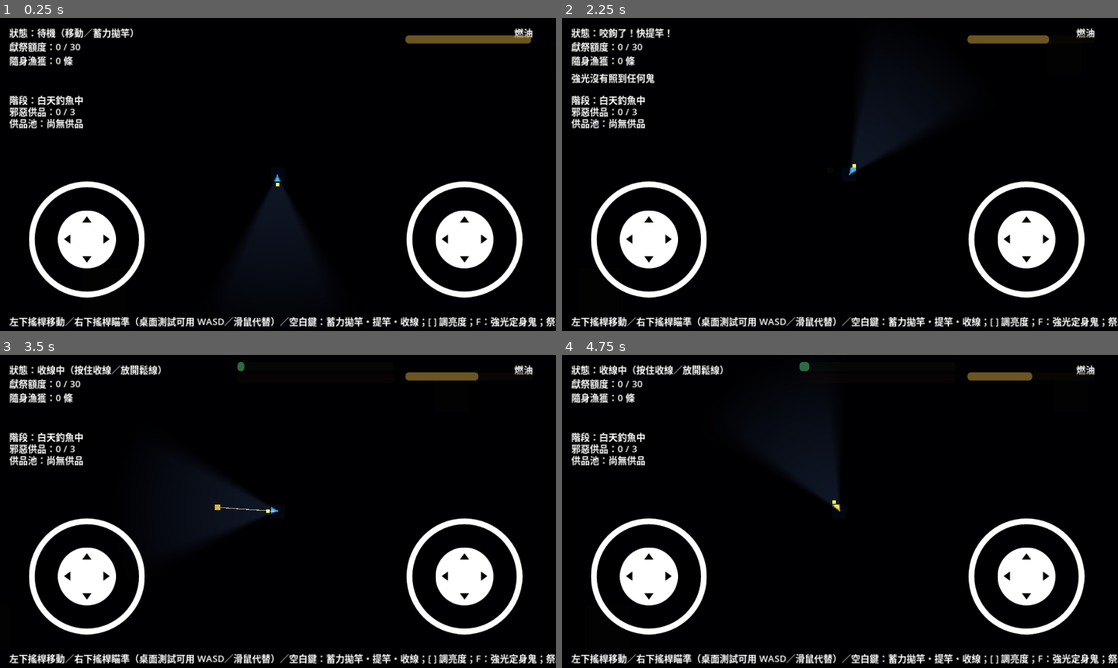
Above: before the commit, frames 1-4 (two rows, left to right).
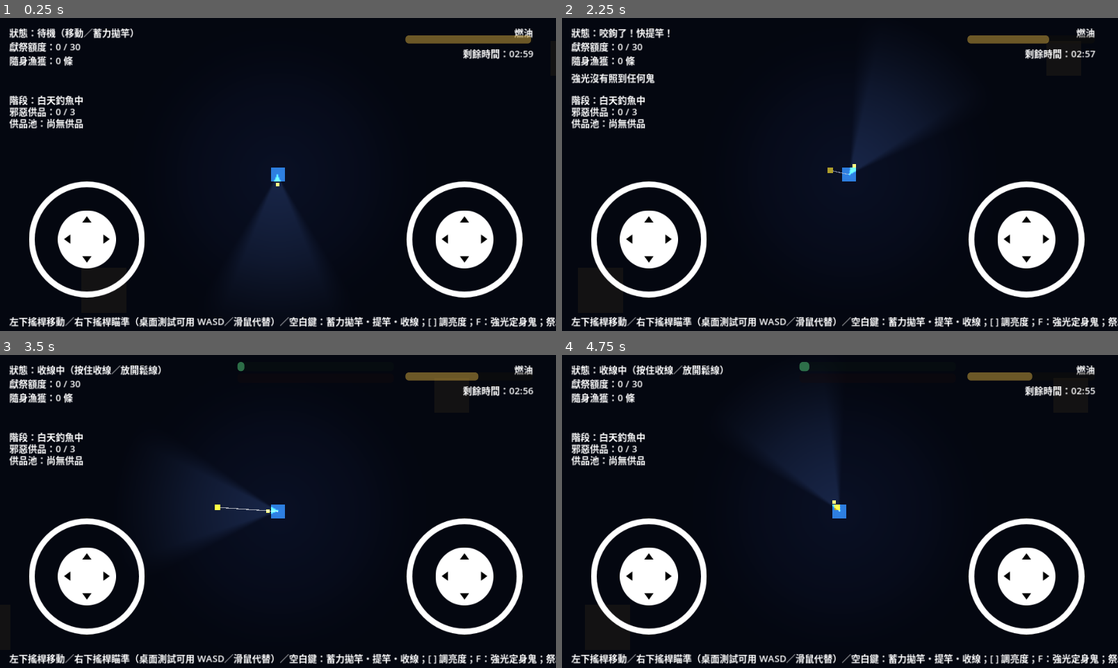
Above: after the commit, the same moments.

Repository: brian18964-bot/fishock
Game: Godot game, scene res://scenes/main.tscn
Two runs of this game, one before a commit and one after it. Both use one fixed random seed, a clock stepped at 60 frames per second and the inputs below.
Inputs (mouse positions are in pixels of both pictures, inside the frame that each line leads up to):
- Up to frame 1 (0.25 s): no input
- Up to frame 2 (2.25 s): tap Enter at 0.5, 2 s; move the mouse to (962, 158) at 0.52 s; hold Right (ui_right) 0.53-1.25 s; hold F 0.53-1.25 s; click (962, 158) at 0.67 s; tap Space at 0.77, 1.25 s; drag from (728, 190) to (812, 237) at 1.27 s; move the mouse to (895, 105) at 2.02 s; hold Right (ui_right) from 2.03 s (still down); hold R from 2.03 s (still down)
- Up to frame 3 (3.5 s): release Right (ui_right) at 2.75 s; release R at 2.75 s; tap Space at 2.75 s; drag from (250, 574) to (111, 464) at 2.77 s
- Up to frame 4 (4.75 s): tap Enter at 3.5 s; move the mouse to (1006, 558) at 3.52 s; hold Left (ui_left) 3.53-4.25 s; hold Shift 3.53-4.25 s; tap Space at 3.77 s; drag from (673, 464) to (756, 433) at 4.27 s

The runs differ from the first frame. In frame 1, 12% of the frame differs, in the area x 35-96%, y 9-76%; in frame 2, 12%; in frame 3, 12%; in frame 4, 12%.

Commit message:
Add day/night cycle with a real night failure state
GameState now runs a 3-minute day timer (placeholder, tunable) that
only ticks during the FISHING phase. If quota isn't met before it
expires, night falls: the ghost drops its whole day FSM for an
unescapable direct hunt (faster than the player, immune to stun,
ignores the altar/escape-point safe zones since their lights also
extinguish), and catching the player ends the run in failure through
the same end_run() path escape/evil-wipe already use.

Visibility split per request: day now uses a soft ambient halo
(DayVision, a feathered non-directional light on the player) plus a
lighter "foggy" CanvasModulate tint, so nearby terrain reads without
needing the lantern aimed at it. Night drops back to the original
near-black tint with only the lantern cone visible - the ambient halo
and fixed lights both switch off.

HUD gets a countdown timer and a night warning banner.

Co-Authored-By: Claude Sonnet 5 <noreply@anthropic.com>
Claude-Session: https://claude.ai/code/session_01E8ouZNnFGnS8DUZSFp8fpg

Diff:
--- a/scenes/main.tscn
+++ b/scenes/main.tscn
@@ -8,6 +8,7 @@
 [ext_resource type="PackedScene" path="res://addons/virtual_joystick/virtual_joystick_scene.tscn" id="6"]
 [ext_resource type="Script" path="res://scripts/escape_point.gd" id="7"]
 [ext_resource type="PackedScene" path="res://scenes/obstacle.tscn" id="8"]
+[ext_resource type="Script" path="res://scripts/darkness_controller.gd" id="9"]
 
 [sub_resource type="RectangleShape2D" id="RectangleShape2D_altar"]
 size = Vector2(64, 64)
@@ -24,7 +25,8 @@
 mouse_filter = 2
 
 [node name="Darkness" type="CanvasModulate" parent="."]
-color = Color(0.035, 0.035, 0.06, 1)
+color = Color(0.32, 0.34, 0.4, 1)
+script = ExtResource("9")
 
 [node name="Altar" type="Area2D" parent="."]
 position = Vector2(150, 150)
@@ -180,6 +182,14 @@
 offset_right = 900.0
 offset_bottom = 534.0
 text = "左下搖桿移動／右下搖桿瞄準（桌面測試可用 WASD／滑鼠代替）／空白鍵：蓄力拋竿・提竿・收線；[ ] 調亮度；F：強光定身鬼；祭壇獻祭、逃離點逃離都按空白鍵；Shift+R 重來一輪"
+
+[node name="TimeLabel" type="Label" parent="HUD/Panel"]
+offset_left = 700.0
+offset_top = 48.0
+offset_right = 920.0
+offset_bottom = 68.0
+horizontal_alignment = 2
+text = ""
 
 [node name="FuelLabel" type="Label" parent="HUD/Panel"]
 offset_left = 700.0
--- a/scenes/player.tscn
+++ b/scenes/player.tscn
@@ -1,7 +1,8 @@
-[gd_scene load_steps=4 format=3]
+[gd_scene load_steps=5 format=3]
 
 [ext_resource type="Script" path="res://scripts/player.gd" id="1"]
 [ext_resource type="Script" path="res://scripts/lantern.gd" id="2"]
+[ext_resource type="Script" path="res://scripts/day_vision.gd" id="3"]
 
 [sub_resource type="RectangleShape2D" id="RectangleShape2D_1"]
 size = Vector2(24, 24)
@@ -26,6 +27,9 @@
 [node name="CollisionShape2D" type="CollisionShape2D" parent="."]
 shape = SubResource("RectangleShape2D_1")
 
+[node name="DayVision" type="PointLight2D" parent="."]
+script = ExtResource("3")
+
 [node name="Lantern" type="PointLight2D" parent="."]
 script = ExtResource("2")
 
--- a/scripts/altar.gd
+++ b/scripts/altar.gd
@@ -10,6 +10,12 @@
 	light.color = Color(1.0, 0.85, 0.55)
 	light.energy = 1.4
 
+func _process(_delta: float) -> void:
+	# Design doc §6/§3.4: the fixed light dies once night falls. The ghost's
+	# night hunt bypasses the day-state movement entirely, so it's already
+	# free to enter here regardless of this visual.
+	light.visible = not GameState.is_night
+
 func _on_body_entered(body: Node2D) -> void:
 	if body.has_method("set_in_altar"):
 		body.set_in_altar(true)
--- /dev/null
+++ b/scripts/darkness_controller.gd
@@ -0,0 +1,10 @@
+extends CanvasModulate
+
+## Design doc request: day should read as hazy/foggy, not pitch black; only
+## night collapses visibility down to near-nothing outside the lantern.
+
+const DAY_COLOR := Color(0.32, 0.34, 0.4, 1)
+const NIGHT_COLOR := Color(0.035, 0.035, 0.06, 1)
+
+func _process(_delta: float) -> void:
+	color = NIGHT_COLOR if GameState.is_night else DAY_COLOR
--- /dev/null
+++ b/scripts/day_vision.gd
@@ -0,0 +1,17 @@
+extends PointLight2D
+
+## Ambient, non-directional visibility around the player during the day -
+## a soft, feathered halo (not the lantern's tight cone) so nearby terrain
+## reads through the daytime haze without needing to aim the lantern at it.
+## Disappears entirely at night, leaving only the lantern.
+
+const RADIUS_SCALE := 2.2
+
+func _ready() -> void:
+	texture = LightTextureFactory.make_radial_texture(256, 0.45)
+	texture_scale = RADIUS_SCALE
+	color = Color(0.75, 0.8, 0.9)
+	energy = 0.55
+
+func _process(_delta: float) -> void:
+	visible = not GameState.is_night
--- a/scripts/escape_point.gd
+++ b/scripts/escape_point.gd
@@ -10,6 +10,9 @@
 	light.color = Color(0.6, 1.0, 0.9)
 	light.energy = 1.4
 
+func _process(_delta: float) -> void:
+	light.visible = not GameState.is_night
+
 func _on_body_entered(body: Node2D) -> void:
 	if body.has_method("set_in_escape"):
 		body.set_in_escape(true)
--- a/scripts/game_state.gd
+++ b/scripts/game_state.gd
@@ -12,6 +12,7 @@
 signal day_phase_changed(phase: String)
 signal offering_pool_updated(pool: Array, evil_count: int)
 signal run_ended(success: bool, message: String)
+signal night_fell()
 
 enum DayPhase { FISHING, ESCAPE, DONE }
 
@@ -21,6 +22,7 @@
 const BASELINE_REWARD := 8
 const MAX_EVIL := 3
 const MAX_STARTING_EVIL := 2
+const DAY_DURATION := 180.0
 
 var quota_target: float = 30.0
 var quota_progress: float = 0.0
@@ -32,6 +34,17 @@
 var evil_count: int = 0
 var run_over: bool = false
 var _quota_since_offering: float = 0.0
+
+var time_remaining: float = DAY_DURATION
+var is_night: bool = false
+
+
+func _process(delta: float) -> void:
+	if run_over or is_night or day_phase != DayPhase.FISHING:
+		return
+	time_remaining = max(time_remaining - delta, 0.0)
+	if time_remaining <= 0.0:
+		_trigger_night()
 
 
 func add_carried_fish(fish: Dictionary) -> void:
@@ -96,10 +109,7 @@
 		message = "成功逃離！拿到了一個%s供品（價值 %d）" % [_rarity_label(picked.rarity), picked.value]
 		offering_pool_updated.emit(offering_pool, evil_count)
 
-	run_over = true
-	day_phase = DayPhase.DONE
-	day_phase_changed.emit("DONE")
-	run_ended.emit(true, message)
+	end_run(true, message)
 
 
 func reset_run() -> void:
@@ -111,11 +121,30 @@
 	evil_count = 0
 	run_over = false
 	_quota_since_offering = 0.0
+	time_remaining = DAY_DURATION
+	is_night = false
 	inventory_updated.emit(carried_fish)
 	quota_updated.emit(quota_progress, quota_target)
 	day_phase_changed.emit("FISHING")
 	offering_pool_updated.emit(offering_pool, evil_count)
 	push_message("重新開始新的一輪")
+
+
+## Single place every ending path (escape, evil wipe, night catch) funnels
+## through, so `run_over` only ever flips once and run_ended only fires once.
+func end_run(success: bool, message: String) -> void:
+	if run_over:
+		return
+	run_over = true
+	day_phase = DayPhase.DONE
+	day_phase_changed.emit("DONE")
+	run_ended.emit(success, message)
+
+
+func _trigger_night() -> void:
+	is_night = true
+	night_fell.emit()
+	push_message("時間到了，額度沒補滿...夜晚降臨，鬼進入獵殺模式！")
 
 
 func push_message(text: String) -> void:
@@ -157,10 +186,7 @@
 
 
 func _fail_run() -> void:
-	run_over = true
-	day_phase = DayPhase.DONE
-	day_phase_changed.emit("DONE")
-	run_ended.emit(false, "邪惡供品累積到 3 個，你沒能逃出去，一無所獲")
+	end_run(false, "邪惡供品累積到 3 個，你沒能逃出去，一無所獲")
 
 
 func _rarity_label(rarity: String) -> String:
--- a/scripts/ghost.gd
+++ b/scripts/ghost.gd
@@ -1,9 +1,11 @@
 extends Node2D
 
 ## Basic patrol / suspicious / alert / search loop (design doc §3.2), plus a
-## simplified day-interference set (§3.3). "Catch" (night mode) is
-## simplified to dropping carried fish rather than the full
-## control/drag/rescue chain.
+## simplified day-interference set (§3.3). Day "catch" (an ALERT chase
+## landing) is simplified to dropping carried fish rather than the full
+## control/drag/rescue chain. Night is a separate, simpler unescapable
+## hunt (§3.4) that ends the run outright on catch - see
+## _process_night_hunt().
 
 signal state_changed(new_state: String)
 
@@ -33,6 +35,11 @@
 const STEAL_RANGE := 60.0
 const LINE_CUT_RANGE := 45.0
 const LINE_CUT_WINDUP := 1.2
+
+## Faster than the player's 140 - design doc §3.4: once night falls the
+## ghost "無視一切防禦" (ignores every defense), so this is meant to be
+## unescapable rather than a fair chase.
+const NIGHT_CHASE_SPEED := 155.0
 
 var ghost_state: GhostState = GhostState.PATROL
 var home_position: Vector2
@@ -71,6 +78,10 @@
 
 
 func _physics_process(delta: float) -> void:
+	if GameState.is_night:
+		_process_night_hunt(delta)
+		return
+
 	if stun_timer > 0.0:
 		stun_timer -= delta
 		visual.color = Color(0.9, 0.85, 0.3, 1)
@@ -180,6 +191,17 @@
 			_set_state(GhostState.PATROL)
 
 
+## Design doc §3.4: ignores stun, fixed lights, and the whole day FSM - it
+## just beelines the player, unescapably fast, until it catches them.
+func _process_night_hunt(delta: float) -> void:
+	visual.color = Color(0.55, 0.08, 0.16, 1)
+	var to_player := player.global_position - global_position
+	if to_player.length() > 1.0:
+		global_position += to_player.normalized() * NIGHT_CHASE_SPEED * delta
+	if global_position.distance_to(player.global_position) <= CATCH_RADIUS:
+		GameState.end_run(false, "被鬼拖進水裡了，你沒能撐過夜晚")
+
+
 func _start_search(at: Vector2) -> void:
 	move_target = at
 	state_timer = SEARCH_TIME
--- a/scripts/hud.gd
+++ b/scripts/hud.gd
@@ -19,6 +19,7 @@
 @onready var evil_label: Label = $Panel/EvilLabel
 @onready var offering_label: Label = $Panel/OfferingLabel
 @onready var run_end_label: Label = $Panel/RunEndLabel
+@onready var time_label: Label = $Panel/TimeLabel
 
 const PHASE_TEXT := {
 	"FISHING": "階段：白天釣魚中",
@@ -40,6 +41,7 @@
 	GameState.day_phase_changed.connect(_on_day_phase_changed)
 	GameState.offering_pool_updated.connect(_on_offering_pool_updated)
 	GameState.run_ended.connect(_on_run_ended)
+	GameState.night_fell.connect(_on_night_fell)
 	_on_quota_updated(GameState.quota_progress, GameState.quota_target)
 	_on_inventory_updated(GameState.carried_fish)
 	_on_state_changed("IDLE")
@@ -56,6 +58,12 @@
 		if _message_timer <= 0.0:
 			message_label.text = ""
 	fuel_bar.value = _lantern.fuel
+
+	if GameState.is_night or GameState.day_phase != GameState.DayPhase.FISHING:
+		time_label.text = ""
+	else:
+		var total: int = int(GameState.time_remaining)
+		time_label.text = "剩餘時間：%02d:%02d" % [total / 60, total % 60]
 
 
 func _on_state_changed(new_state: String) -> void:
@@ -108,6 +116,10 @@
 	run_end_label.visible = true
 
 
+func _on_night_fell() -> void:
+	phase_label.text = "階段：☠ 夜晚降臨！鬼已進入獵殺模式"
+
+
 func _rarity_label(rarity: String) -> String:
 	match rarity:
 		"common":
Not shown: 1 places in scenes/main.tscn that only renumber resources
